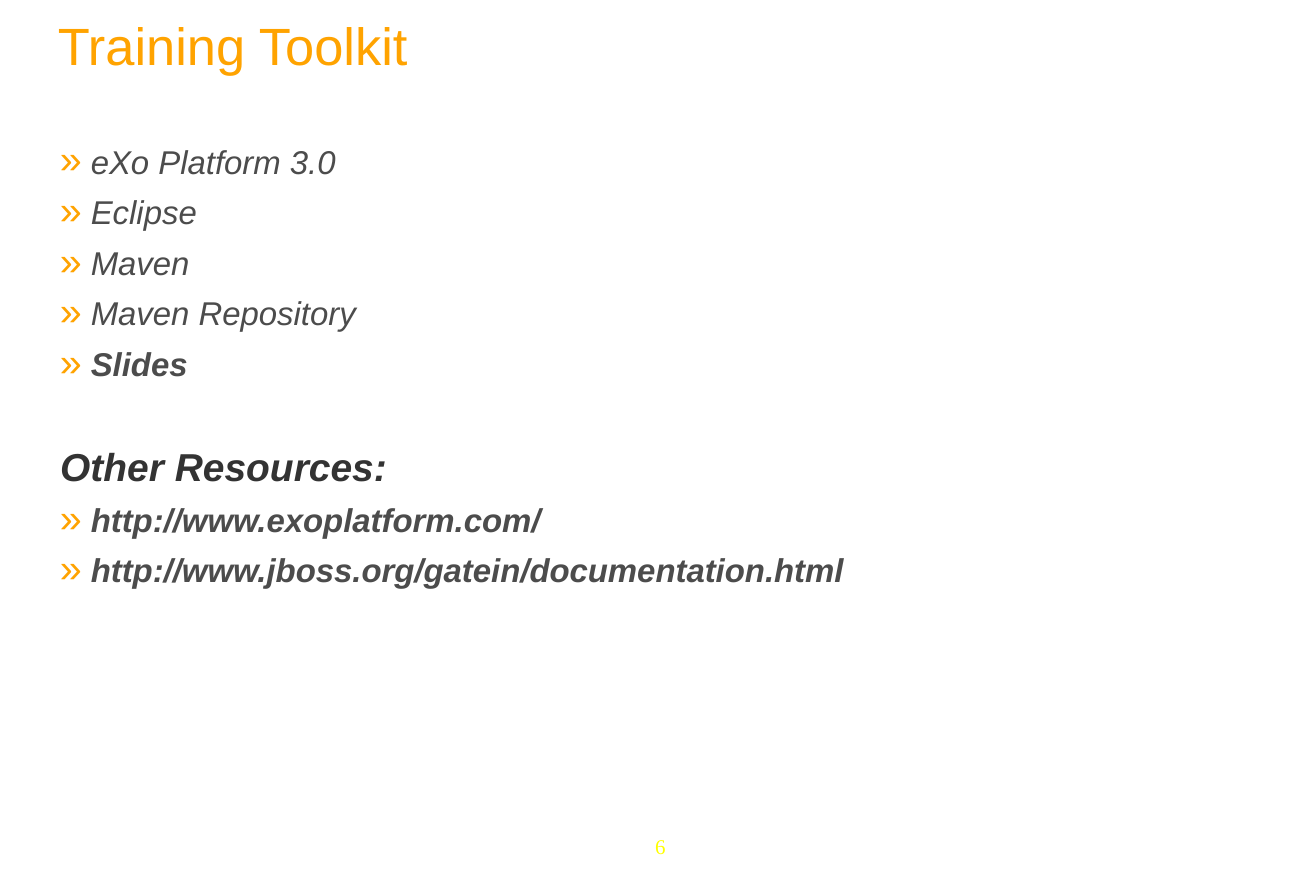
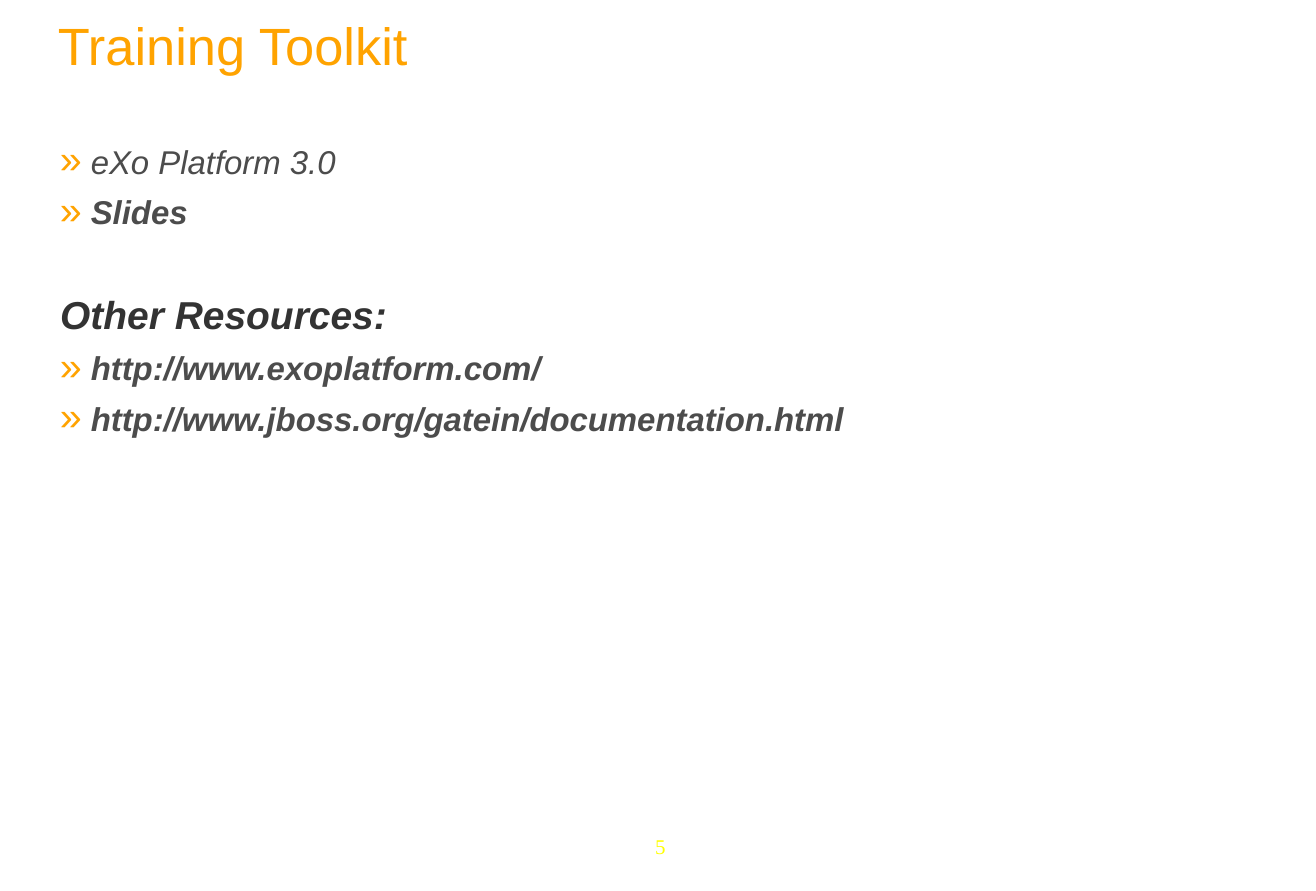
Before and after one commit to anhvurz90/training, a slide deck: slide 5 of slides/exo-fundamentals/en/010-General-Intro-XFund-en.pptx (slide 6 before the commit). Drawn at 1316x891 pixels with LibreOffice and Linux fonts; fonts in the diff are those of the drawing; background and template pictures are left out. Boxes give left, top, right and bottom in pixels: in the first picture for what was removed or moved away, otherwise in the second. Text is boxed around its words. In the diff, an @@ line names an element or a change of style, - is before the commit and + after.

Commit message:
for Training Paris 2009

```diff
--- a/slides/exo-fundamentals/en/010-General-Intro-XFund-en.pptx
+++ b/slides/exo-fundamentals/en/010-General-Intro-XFund-en.pptx
@@ text at (x1=91, y1=200, x2=356, y2=332): paragraphs removed @@
-  » Eclipse
-  » Maven
-  » Maven Repository
@@ page number at (x1=655, y1=840, x2=665, y2=855): text changed @@
-6
+5
```
Also in this commit, not shown: 2 other slides changed, 1 slide removed.
